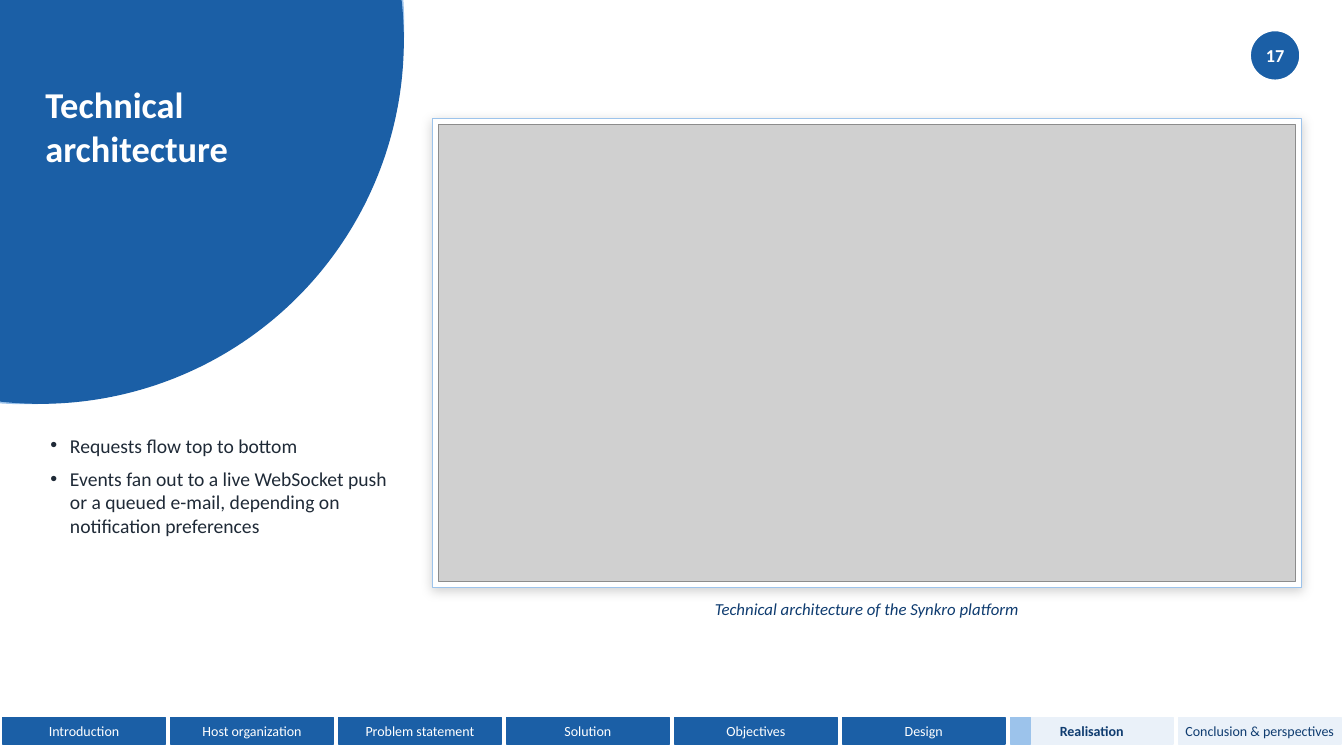
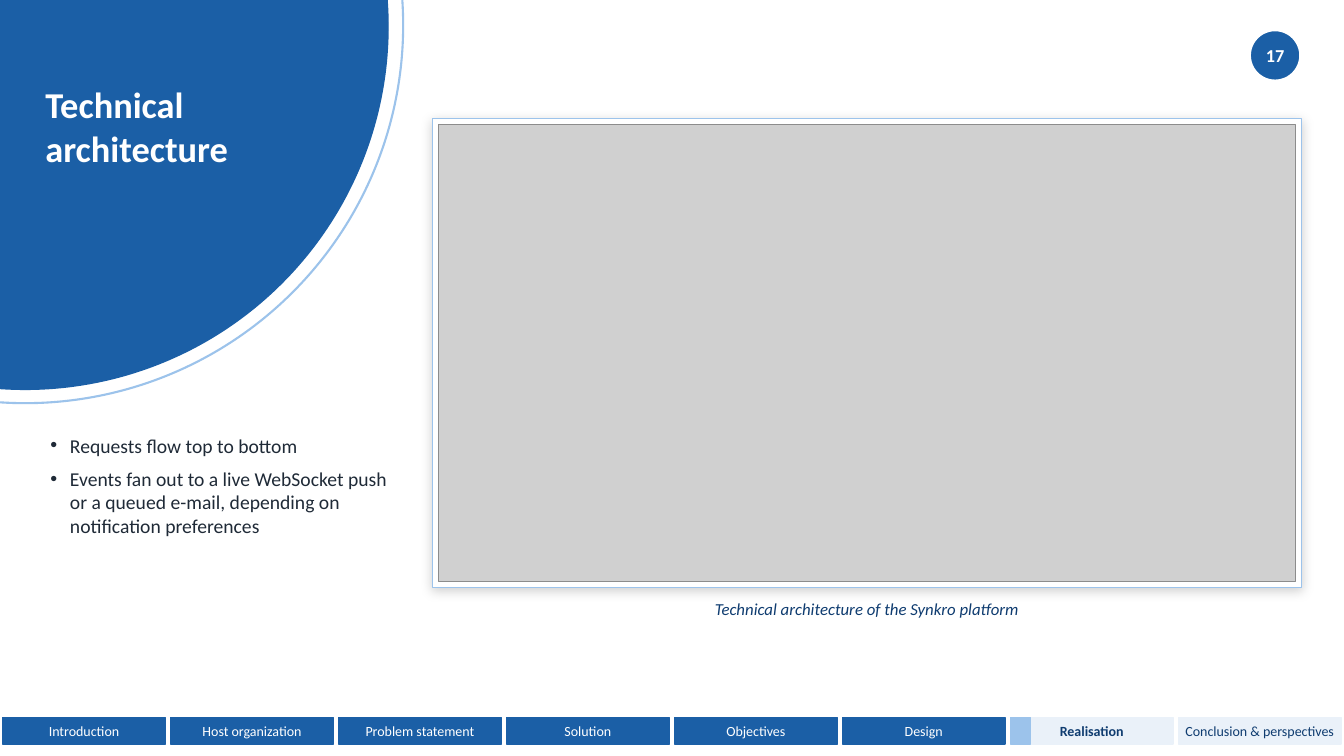
Before and after one commit to domdomxy/synkro, a slide deck: slide 17 of Synkro_PFA_Defense.pptx. Drawn at 1344x756 pixels with LibreOffice and Linux fonts; fonts in the diff are those of the drawing; grey boxes stand for pictures. Boxes give left, top, right and bottom in pixels: in the first picture for what was removed or moved away, otherwise in the second. Text is boxed around its words. In the diff, an @@ line names an element or a change of style, - is before the commit and + after.

```diff
--- a/Synkro_PFA_Defense.pptx
+++ b/Synkro_PFA_Defense.pptx
@@ ellipse resized from (x1=0, y1=0, x2=403, y2=403) to (x1=0, y1=0, x2=388, y2=389) @@
```
Also in this commit, not shown: 12 other slides changed.
